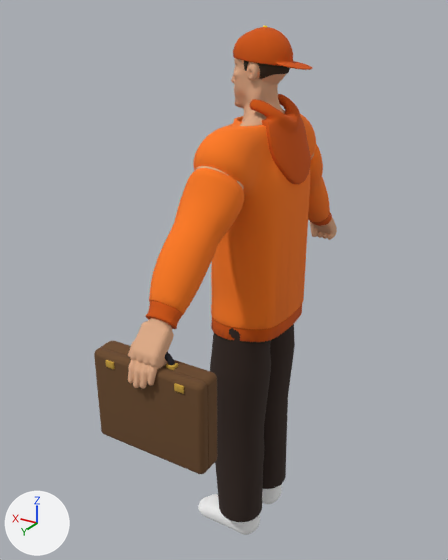
One commit to the glTF model assets/models/sculpt/max.glb: the scene before it, then after it.
Rendered twice from a 50 mm lens placed at (-1.198, 2.281, 2.426), pointed at (0.131, 0.066, 1.319). Lighting does not change. The marker at lower left points along +X, +Y and +Z. The first picture is the older version.

The older version as bpy lines, for what is in view:
```python
me_hair_cap = bpy.data.meshes.new('hair:cap')
me_hair_cap.from_pydata(...)  # 3006 vertices, 6000 faces; spans x -0.211..0.114, y -0.092..0.092, z 2.181..2.383
# faces by material slot: [3702, 180, 2118]
me_hair_cap.materials.append(mat_suit2)  # orange #d15500
me_hair_cap.materials.append(mat_accent)  # yellow #ffd327
me_hair_cap.materials.append(mat_hair)  # brown #382c1d
me_hand_open = bpy.data.meshes.new('hand:open')
me_hand_open.from_pydata(...)  # 1249 vertices, 2399 faces; spans x -0.057..0.105, y 0.694..0.865, z 1.226..1.447
me_hand_open.materials.append(mat_skin)  # beige #e1ad89
me_prop_guard_case = bpy.data.meshes.new('prop:guard-case')
me_prop_guard_case.from_pydata(...)  # 1216 vertices, 2400 faces; spans x -0.24..0.24, y 0.707..0.834, z 0.918..1.365
# faces by material slot: [874, 1060, 466]
me_prop_guard_case.materials.append(mat_case)  # brown #6b4a2b
me_prop_guard_case.materials.append(mat_frame)  # black #1b1a22
me_prop_guard_case.materials.append(mat_brass)  # yellow #c9a03c
ob_hair_cap = bpy.data.objects.new('hair:cap', me_hair_cap)
ob_hair_cap.location = (0.0, 0.0, 0.0)
ob_hand_open = bpy.data.objects.new('hand:open', me_hand_open)
ob_hand_open.location = (0.0, 0.0, 0.0)
ob_prop_guard_case = bpy.data.objects.new('prop:guard-case', me_prop_guard_case)
ob_prop_guard_case.location = (0.0, 0.0, 0.0)
# also in view: 'hand:fist' at (0.003, 0.762, 1.372); 'body' at (0.022, -0.043, 1.133)
```
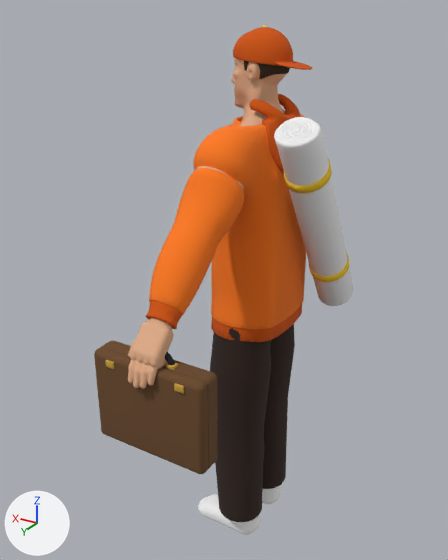
What differs and where, as boxes [x1, y1, x2, y2] in the pictures (448 x 560 px):
'prop:mat', added
    after: [274, 117, 353, 306]
    faces in mat_shoe (white #f5f5f5): [274, 117, 353, 306]
    faces in mat_accent (yellow #ffd327): [284, 159, 349, 282]

What the commit changed:
Mesh me_prop_mat is new.
It has 1201 vertices, 2400 faces and spans x -0.369..-0.194, y -0.325..0.325, z 1.186..2.085.
Faces by material slot: [2028, 372].
It uses material mat_shoe (white #f5f5f5).
It uses material mat_accent (yellow #ffd327).
Object 'prop:mat' (ob_prop_mat) is new; it shows me_prop_mat.
Its location is (0.0, 0.0, 0.0).
